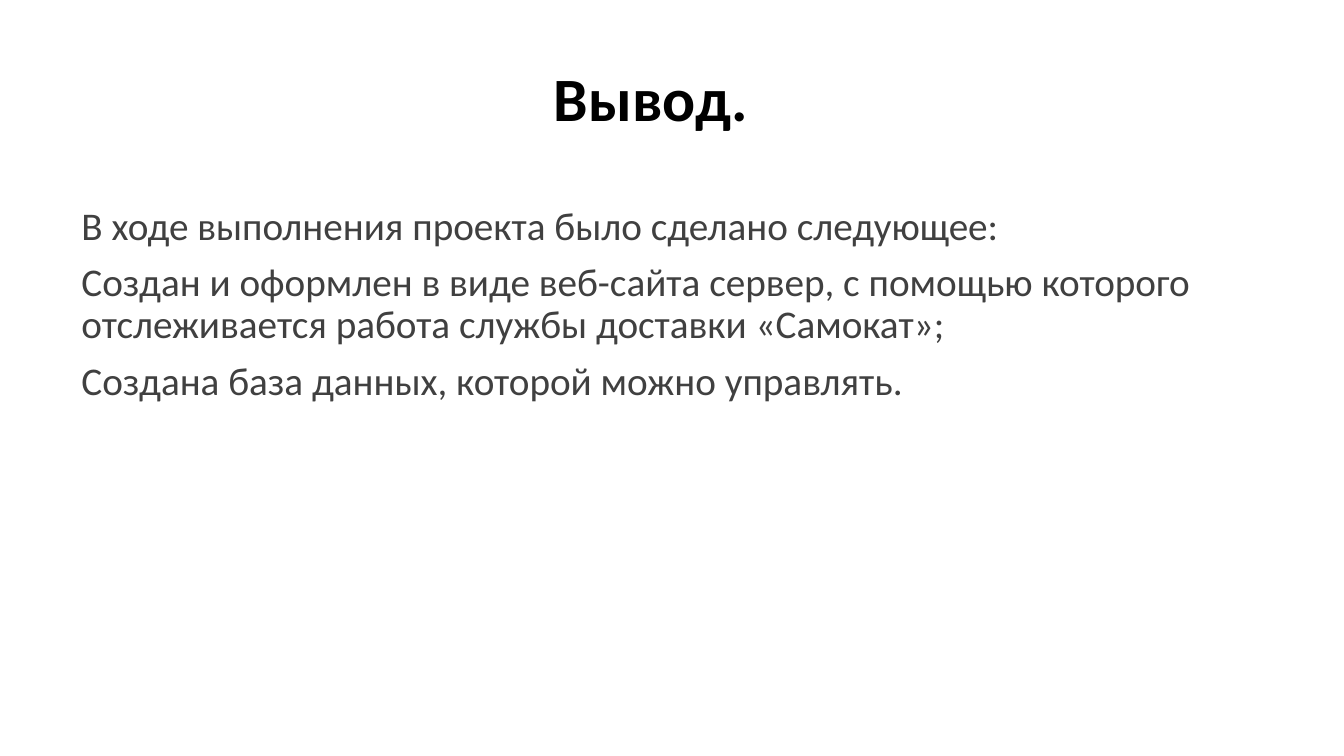
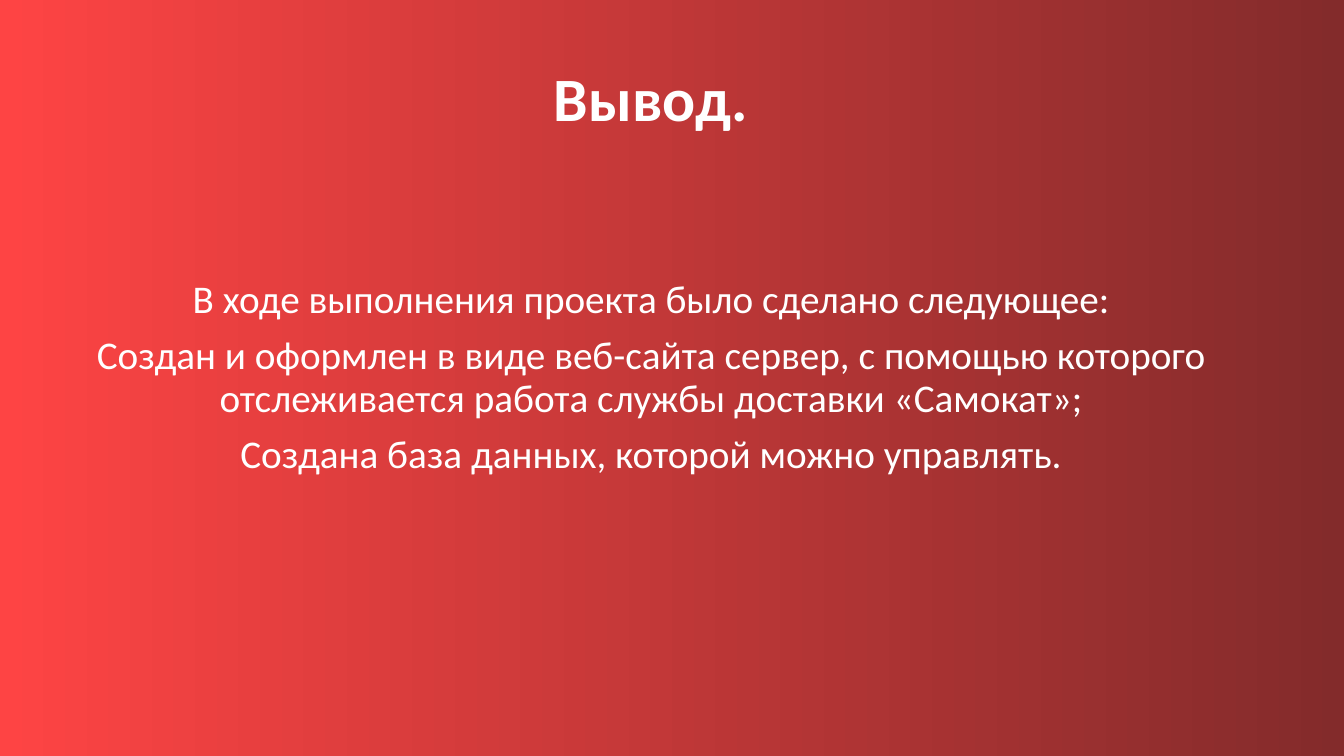
Before and after one commit to artemnaplavkov/Samokat_Website, a slide deck: slide 12 of Проект самокат bruh.pptx. Drawn at 1344x756 pixels with LibreOffice and Linux fonts; fonts in the diff are those of the drawing. Boxes give left, top, right and bottom in pixels: in the first picture for what was removed or moved away, otherwise in the second. Text is boxed around its words. In the diff, an @@ line names an element or a change of style, - is before the commit and + after.

```diff
--- a/Проект самокат bruh.pptx
+++ b/Проект самокат bruh.pptx
@@ background #FFFFFF to gradient #FE4444 to #832B2B @@
@@ title "Вывод." at bbox=[554, 81, 748, 131]: text colour #000000 to #FFFFFF @@
@@ text "В ходе выполнения проекта было ...": place and size @@
-text "В ходе выполнения проекта было ..." at bbox=[81, 213, 1190, 402]
+text "В ходе выполнения проекта было ..." at bbox=[97, 286, 1205, 475]
@@ text "В ходе выполнения проекта было ..." at bbox=[97, 286, 1205, 475]: text colour #404040 to #FFFFFF; alignment left to centre @@
```
Also in this commit, not shown: 11 other slides changed.
